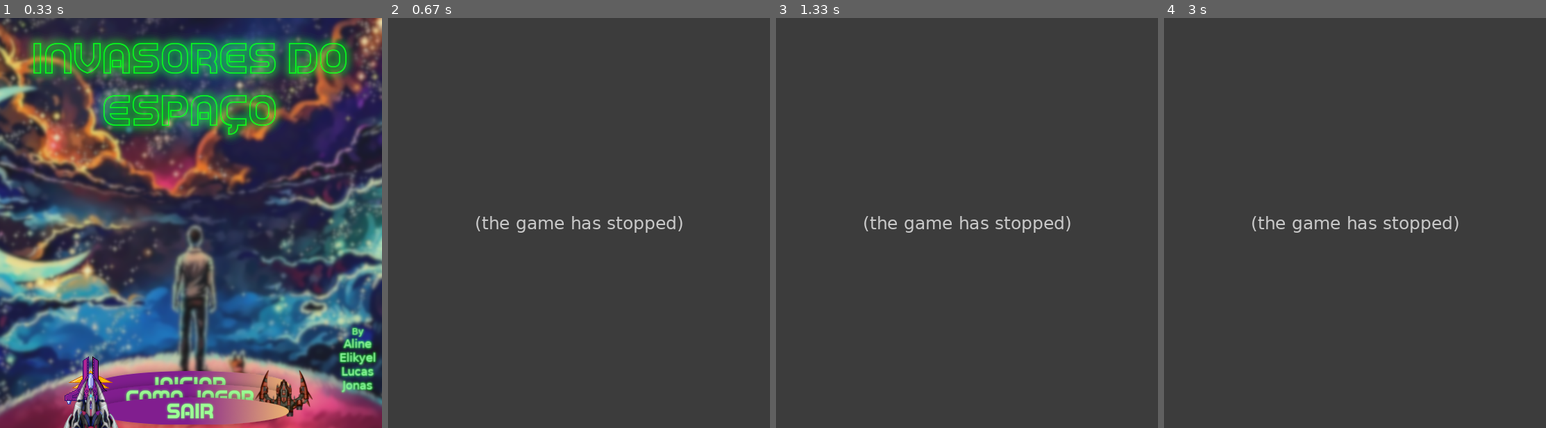
Above: before the commit, frames 1-4 (left to right).
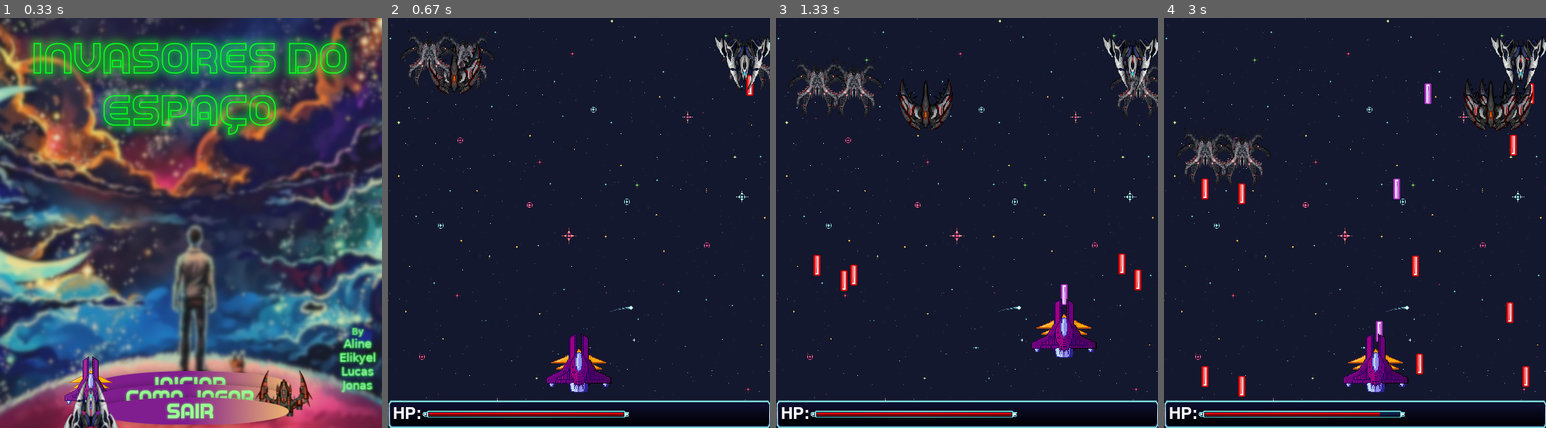
Above: after the commit, the same moments.

Repository: cjs-13/Projeto_pygame
Game: pygame game, started from main.py
Two runs of this game, one before a commit and one after it. Both use one fixed random seed, a clock stepped at 60 frames per second and the inputs below.
Inputs (mouse positions are in pixels of both pictures, inside the frame that each line leads up to):
- Up to frame 1 (0.33 s): no input
- Up to frame 2 (0.67 s): click (575, 182) at 0.38 s
- Up to frame 3 (1.33 s): hold Right 0.67-1.13 s; move the mouse to (951, 239) at 0.7 s; hold Up from 1.17 s (still down); tap Space at 1.23 s
- Up to frame 4 (3 s): release Up at 1.47 s; hold Right 1.5-1.97 s; tap Space at 1.57, 1.87, 2.07, 2.37, 2.63, 2.97 s; hold Left 2-2.53 s; tap U at 2.15 s; hold Down 2.57-2.87 s; hold Left from 2.9 s (still down)

Frame 1 is identical in both runs. In frame 2, 99% of the frame differs, in the area x 0-100%, y 0-100%; in frame 3, 99%; in frame 4, 99%.
Error before the commit: TypeError: Inimigo.__init__() missing 1 required positional argument: 'ai' (main.py line 318); the game stopped at 0.4 s (later frames are placeholders)

Commit message:
Correção no spawn de inimigos.

Diff:
--- a/main.py
+++ b/main.py
@@ -314,8 +314,8 @@
         TELA.blit(BG, (0, 0))
 
         #Spawn aleatório de inimigos
-        if len(naves)<6:
-            inimigotempo = Inimigo(random.randint(0, 500), 0)
+        if len(naves) < 6:
+            inimigotempo = Inimigo(random.randint(0, 500), 0,random.randint(0,2))
             naves.append(inimigotempo)
 
         for event in pygame.event.get():
